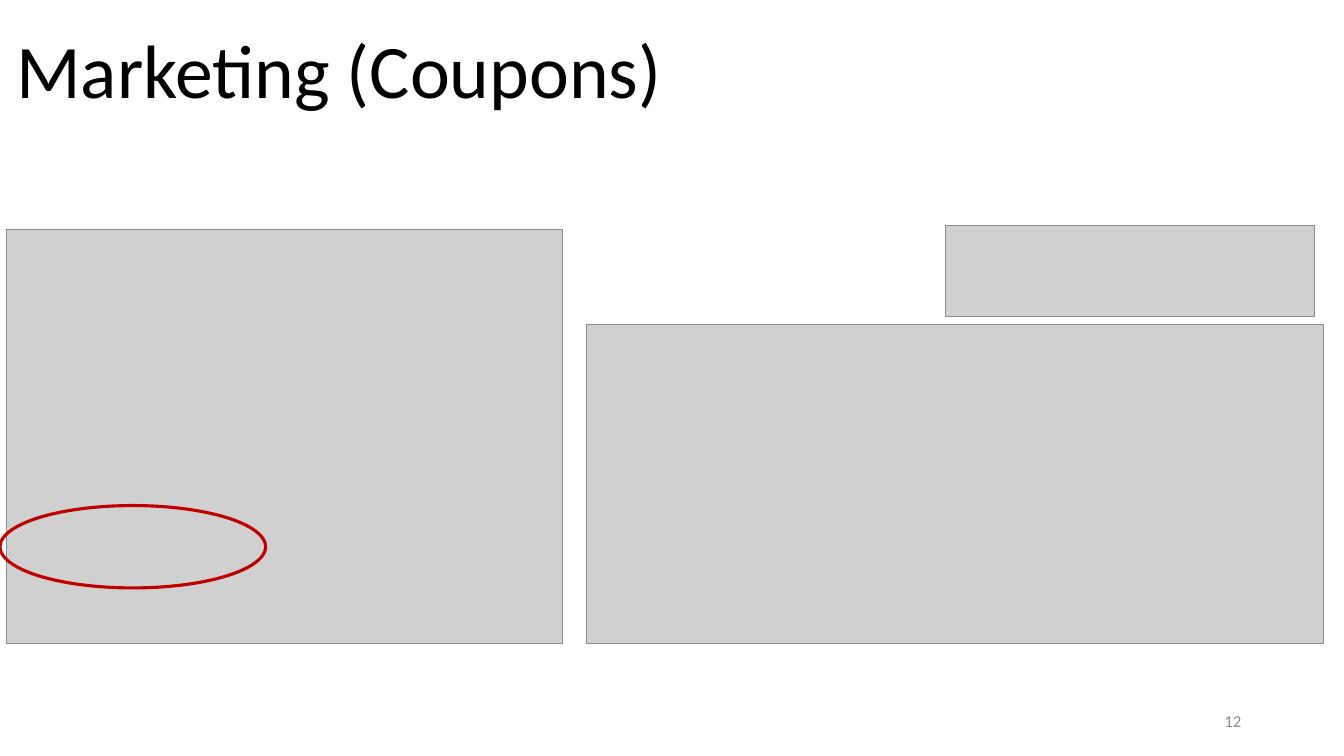
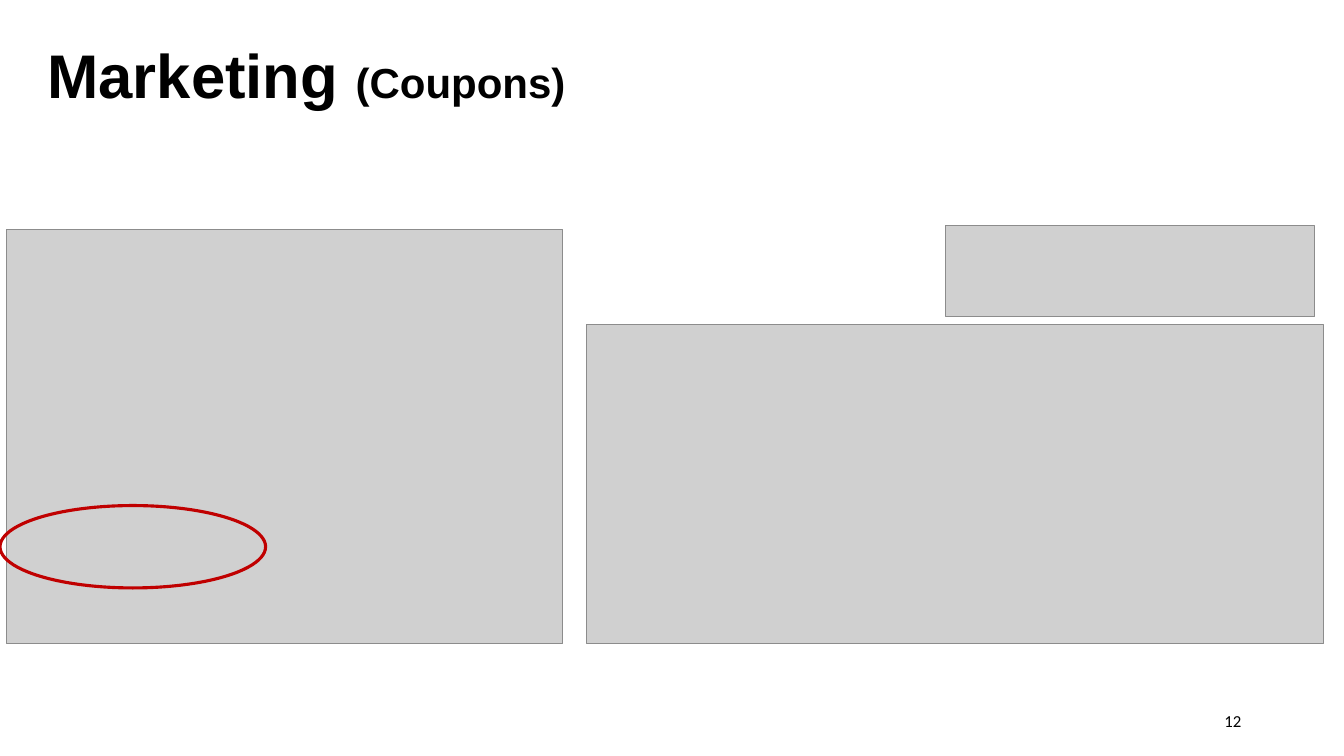
Before and after one commit to lrrong2020/Technical-Writing, a slide deck: slide 12 of Technical Writing.pptx. Drawn at 1344x756 pixels with LibreOffice and Linux fonts; fonts in the diff are those of the drawing; grey boxes stand for pictures. Boxes give left, top, right and bottom in pixels: in the first picture for what was removed or moved away, otherwise in the second. Text is boxed around its words. In the diff, an @@ line names an element or a change of style, - is before the commit and + after.

```diff
--- a/Technical Writing.pptx
+++ b/Technical Writing.pptx
@@ text "Marketing (Coupons)": place and size @@
-text "Marketing (Coupons)" at <box>16,43,661,111</box>
+text "Marketing (Coupons)" at <box>47,53,566,110</box>
@@ text "Marketing (Coupons)" at <box>47,53,566,110</box>: size 54 to 44 pt in "Marketing"; size 54 to 30 pt in "(Coupons)"; font Calibri to Arial, bold on @@
@@ page number at <box>1224,716,1241,727</box>: text colour #8C8C8C to #000000 @@
```
Also in this commit, not shown: 10 other slides changed.
